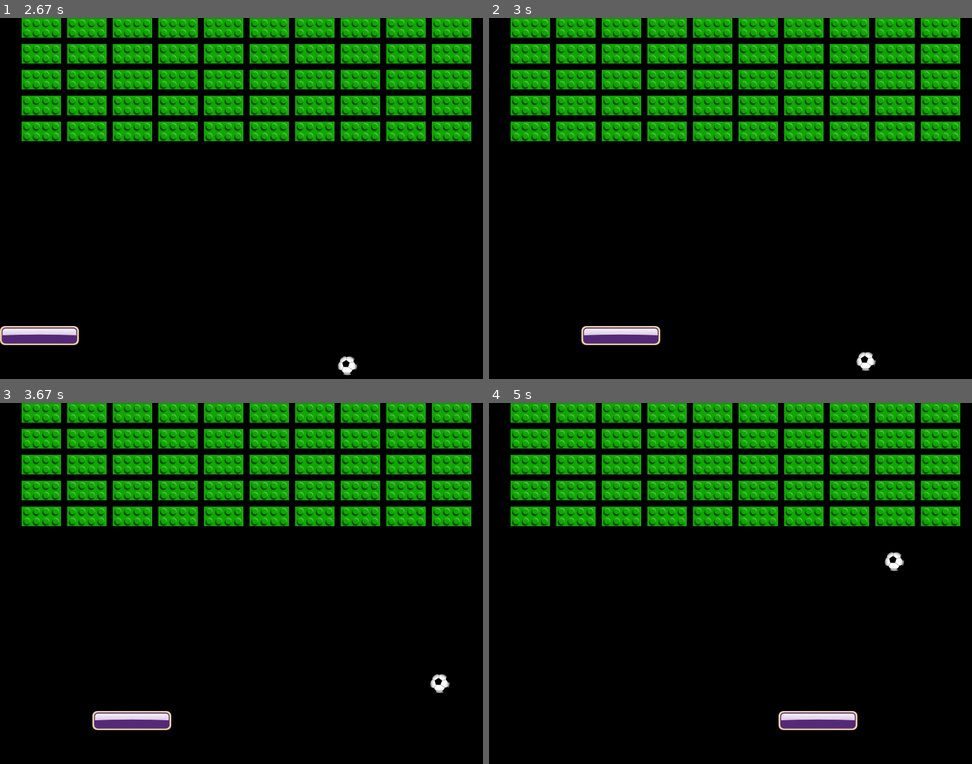
Above: before the commit, frames 1-4 (two rows, left to right).
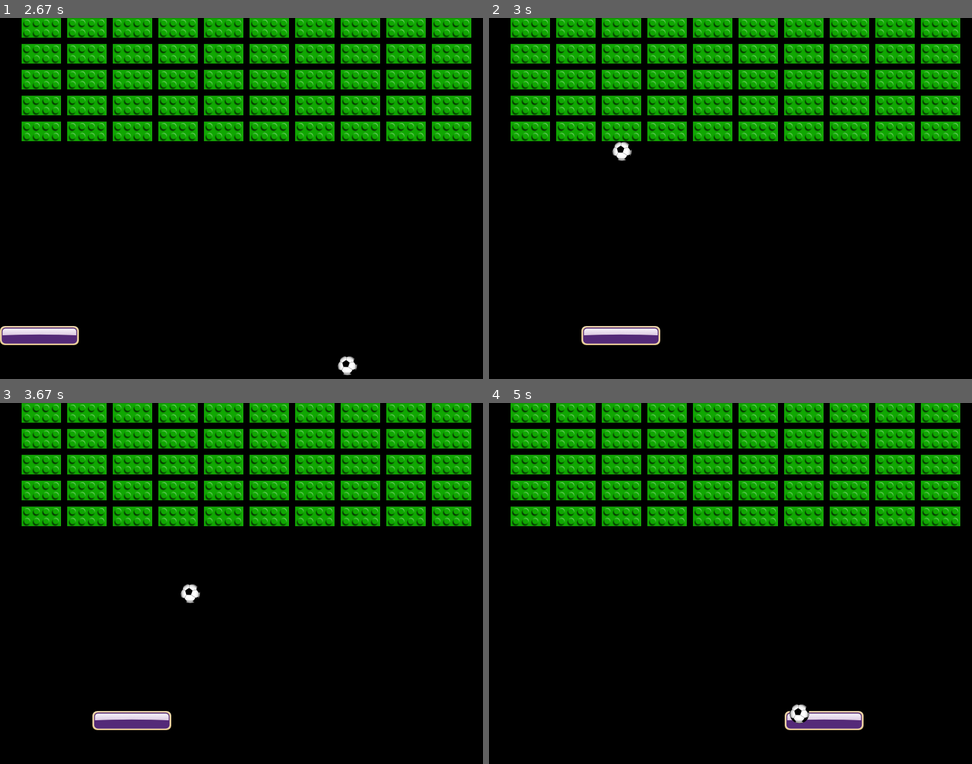
Above: after the commit, the same moments.

Repository: Sandokhan/python_mega_course
Game: pygame game, started from game_basics_py/BreakinBreaks.py
Two runs of this game, one before a commit and one after it. Both use one fixed random seed, a clock stepped at 60 frames per second and the inputs below.
Inputs:
- Up to frame 1 (2.67 s): tap Space at 0.33, 0.73, 1.03, 1.23, 1.53, 1.73, 2.03, 2.3, 2.6 s; hold Right 0.67-1.13 s; hold Right 1.17-1.63 s; hold Left 1.67-2.2 s; hold Left 2.23-2.63 s
- Up to frame 2 (3 s): hold Right from 2.67 s (still down); tap Space at 2.73 s
- Up to frame 3 (3.67 s): tap Space at 3.03, 3.4 s; release Right at 3.3 s; hold Left from 3.33 s (still down)
- Up to frame 4 (5 s): tap Space at 3.7, 3.9, 4.2, 4.4, 4.7, 4.9 s; release Left at 3.8 s; hold Right 3.83-4.3 s; hold Right 4.33-4.8 s; hold Left from 4.83 s (still down)

Frame 1 is identical in both runs. In frame 2, 0.3% of the frame differs, in the area x 25-81%, y 34-98%; in frame 3, 0.3%; in frame 4, 0.5%, in the area x 59-86%, y 41-91%.

Commit message:
Increasing dificulty and add interaction between ball and paddle.

Diff:
--- a/game_basics_py/BreakinBreaks.py
+++ b/game_basics_py/BreakinBreaks.py
@@ -70,14 +70,22 @@
     if pressed[K_SPACE]:
         ball_served = True
 
+    if bat_rect[0] + bat_rect.width >= ball_rect[0] >= bat_rect[0] and \
+            ball_rect[1] + ball_rect.height >= bat_rect[1] and speedy > 0:
+        speedy *= -1
+        # Increase dificulty
+        speedx *= 1.01
+        speedy *= 1.01
+        continue
+
     # Top
     if ball_rect[1] <= 0:
         ball_rect[1] = 0
         speedy *= -1
     # Bottom
     if ball_rect[1] >= screen.get_height() - ball_rect.height:
-        ball_rect[1] = screen.get_height() - ball_rect.height
-        speedy *= -1
+        ball_served = False
+        ball_rect.topleft = ball_start
     # Left
     if ball_rect[0] <= 0:
         ball_rect[0] = 0
